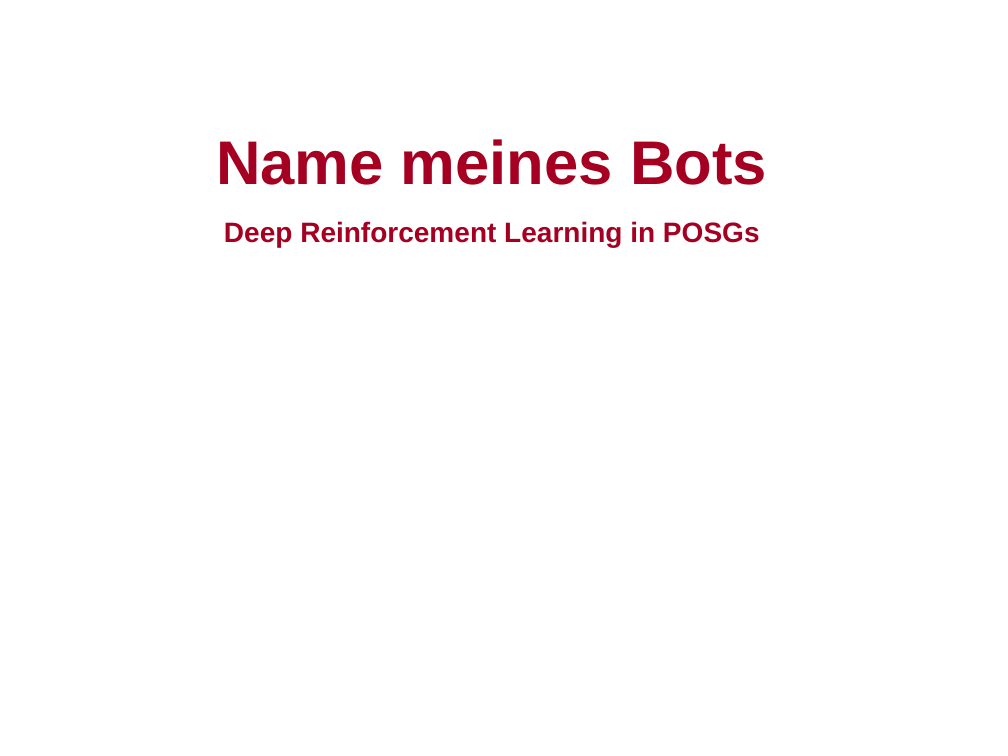
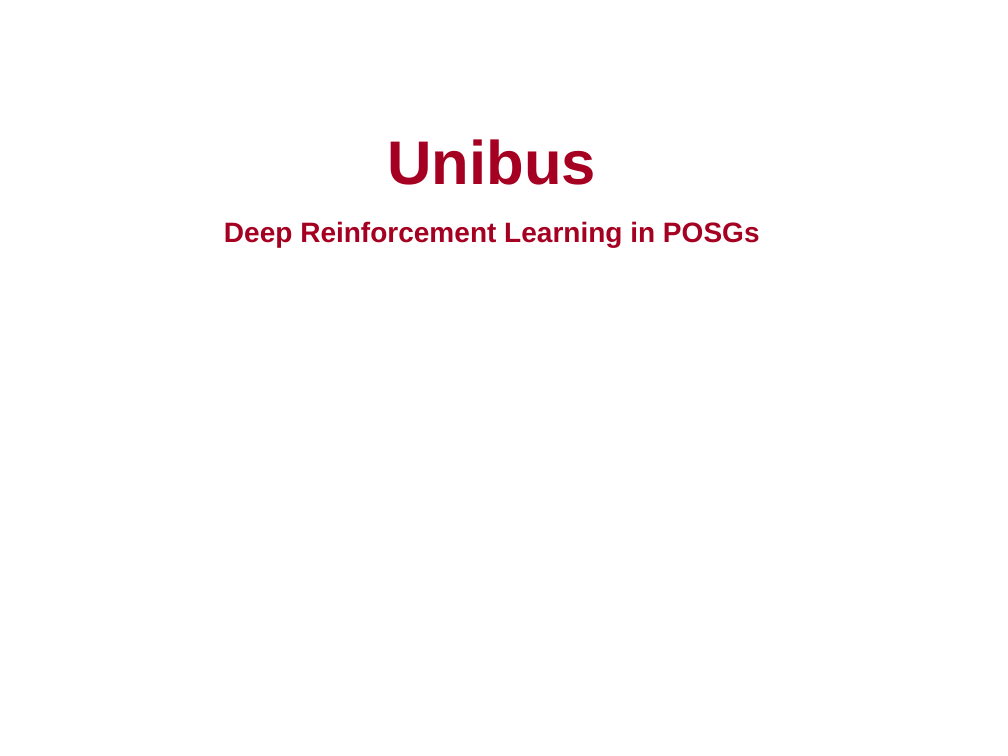
Before and after one commit to stefanfroth/poker, a slide deck: slide 1 of final.ppt. Drawn at 1008x756 pixels with LibreOffice and Linux fonts; fonts in the diff are those of the drawing; background and template pictures are left out. Boxes give left, top, right and bottom in pixels: in the first picture for what was removed or moved away, otherwise in the second. Text is boxed around its words. In the diff, an @@ line names an element or a change of style, - is before the commit and + after.

```diff
--- a/final.ppt
+++ b/final.ppt
@@ title at <box>388,139,597,185</box>: text changed @@
-Name meines Bots
+Unibus
```
Also in this commit, not shown: 2 other slides changed, 5 slides added, 4 slides removed, 26 other files.
